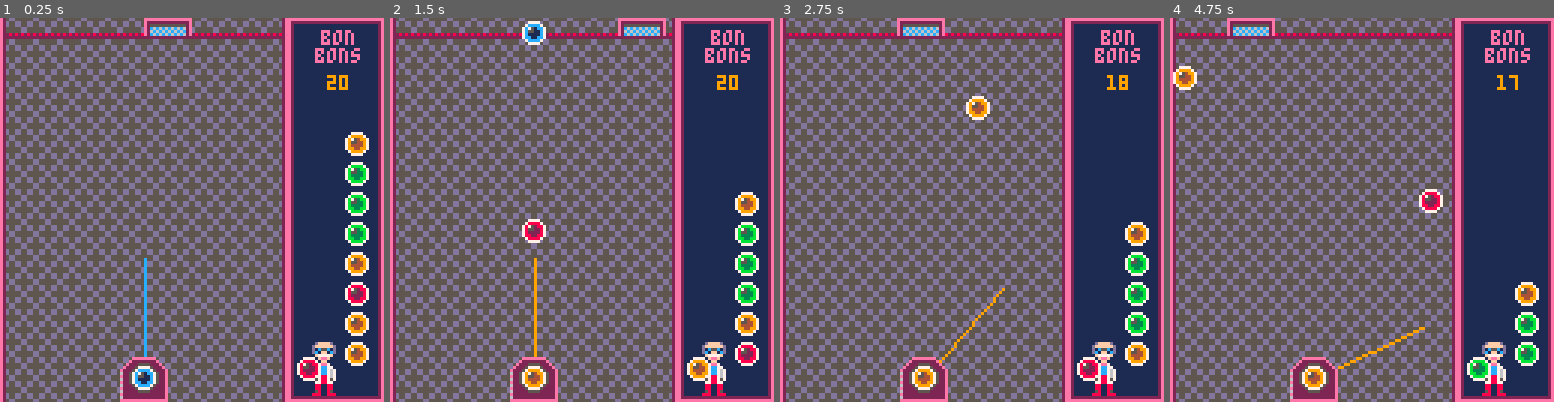
Above: before the commit, frames 1-4 (left to right).
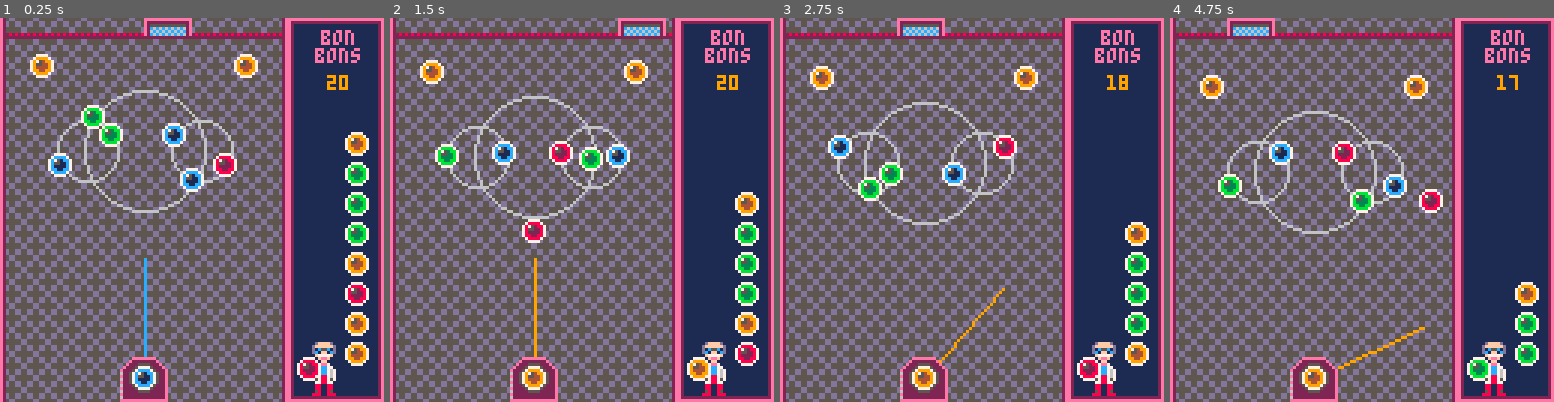
Above: after the commit, the same moments.

Repository: adamwoolridge/pico8
Game: PICO-8 cartridge bonbonshoot.p8
The game is run twice, just before and just after one commit, with the same random seed, the same clock (stepped at 60 frames per second) and the same inputs.
Inputs:
- Up to frame 1 (0.25 s): no input
- Up to frame 2 (1.5 s): tap X (X key) at 0.33, 1.07 s; tap O (Z key) at 0.7 s
- Up to frame 3 (2.75 s): hold Right 1.6-2.1 s; tap O (Z key) at 1.7, 2.1, 2.5 s; tap X (X key) at 1.85 s; hold Right from 2.47 s (still down)
- Up to frame 4 (4.75 s): tap O (Z key) every 0.4 s from 2.9 to 4.5 s; tap X (X key) at 2.97, 4.08 s; release Right at 3.03 s; hold Left 3.08-3.58 s; hold Right 4.02-4.68 s

The runs differ from the first frame. In frame 1, 3.5% of the frame differs, in the area x 7-68%, y 9-51%; in frame 2, 3.6%, in the area x 7-68%, y 0-53%; in frame 3, 3.6%; in frame 4, 3.6%.

Commit message:
[Bonbon] Re-enabled enemies

Diff:
--- a/bonbonshoot.p8
+++ b/bonbonshoot.p8
@@ -109,12 +109,12 @@
 function _init()
 	reload_ballq()
 	next_ball()
-	-- makeenemy(25, 40, 0, 0.05, 10)
-	-- makeenemy(44, 40, 0, 0.05, 20).rotdir = -1
-	-- makeenemy(63, 40, 0, 0.05, 10).rotdir = -1
-
-	-- makeenemy(10, 12, 0, 0.05, 0)
-	-- makeenemy(78, 12, 0, 0.05, 0)
+	makeenemy(25, 40, 0, 0.05, 10)
+	makeenemy(44, 40, 0, 0.05, 20).rotdir = -1
+	makeenemy(63, 40, 0, 0.05, 10).rotdir = -1
+
+	makeenemy(10, 12, 0, 0.05, 0)
+	makeenemy(78, 12, 0, 0.05, 0)
 end
 
 function _update()
